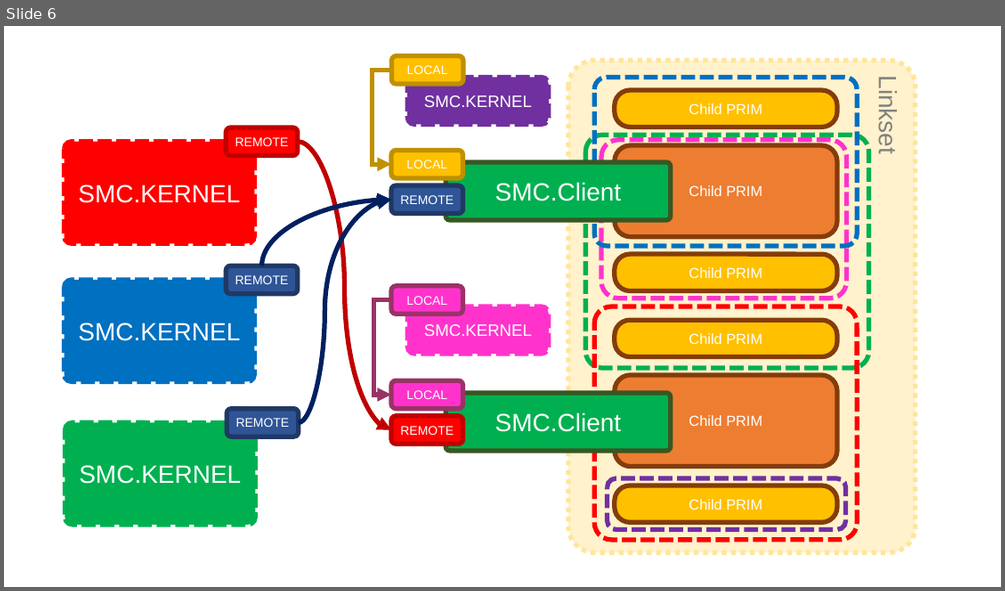
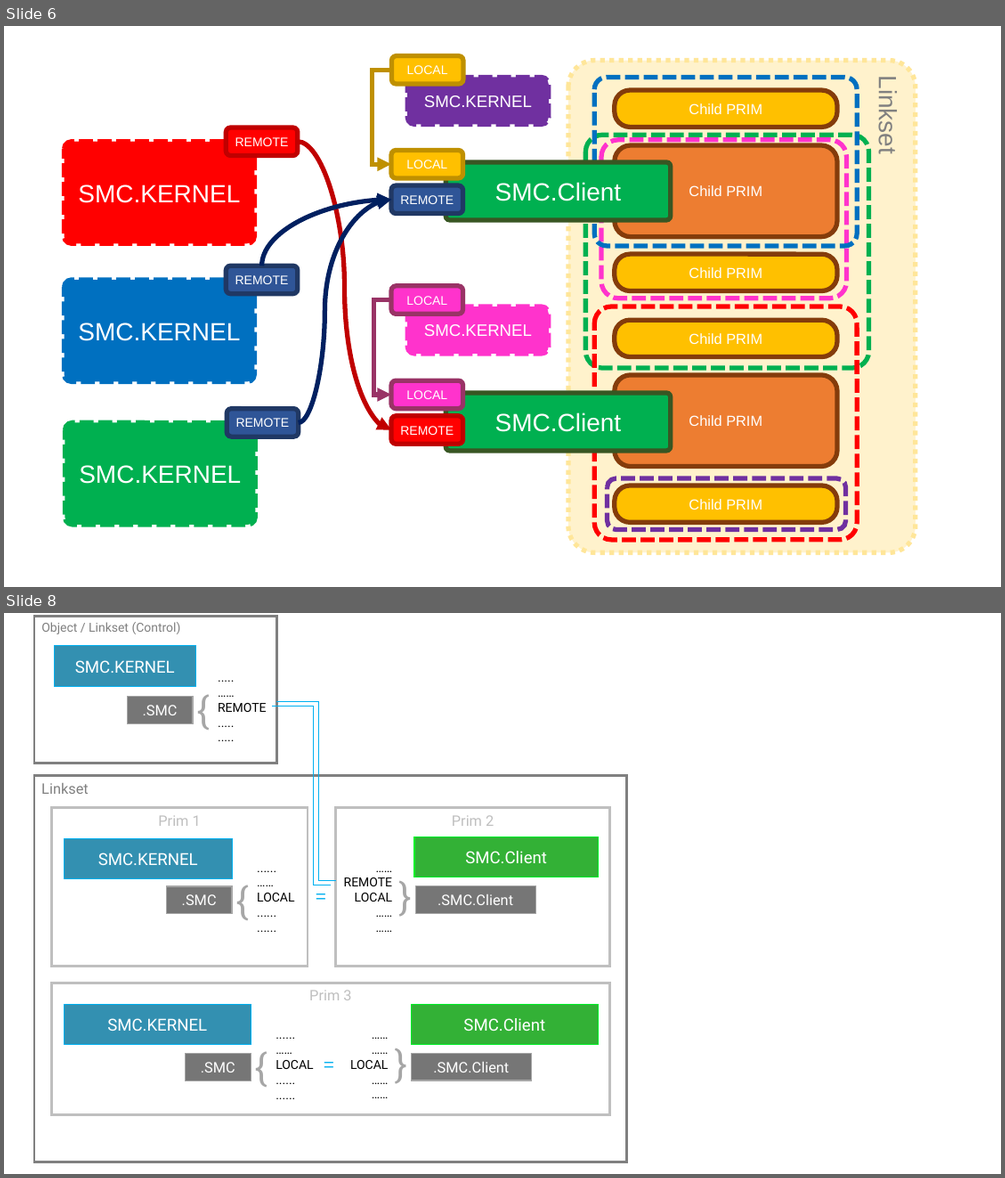
Before and after one commit to iobeeta/docs, a slide deck: docs/Smart Material Changer 'Amber/SMC.pptx. Shown one above the other, each under a label of ours: slide 6 before the commit, slides 6 and 8 after it; the slides between them are not shown. The pictures are 1005x591 and 1005x1178 pixels, drawn with LibreOffice and Linux fonts; fonts in the diff are those of the drawing. Boxes give left, top, right and bottom in pixels: in the first picture for what was removed or moved away, otherwise in the second. Text is boxed around its words. In the diff, an @@ line names an element or a change of style, - is before the commit and + after.

```diff
--- a/docs/Smart Material Changer 'Amber/SMC.pptx
+++ b/docs/Smart Material Changer 'Amber/SMC.pptx
@@ slide 8 added at <box>4,613,1001,1174</box>, background #FFFFFF @@
@@ rectangle added at <box>34,616,277,763</box>, fill #FFFFFF at 80% opacity, outline #808080 2.25 pt, 12 pt, text #808080 @@
+Object / Linkset (Control)
@@ rectangle added at <box>54,645,195,686</box>, fill #00759E at 80% opacity, outline #00B0F0 1 pt, 16 pt, text #FFFFFF @@
+SMC.KERNEL
@@ text added at <box>189,683,254,737</box>, 36 pt, text #A6A6A6 @@
+{
@@ rectangle added at <box>128,697,194,723</box>, fill #545454 at 80% opacity, outline #A6A6A6 1 pt, 14 pt, text #FFFFFF @@
+.SMC
@@ text added at <box>218,703,266,712</box>, 12 pt, text #000000 @@
+.....
+……
+REMOTE
+.....
+.....
@@ elbow line added from (272, 706) to (331, 885), #00B0F0 1 pt @@
@@ elbow line added from (277, 701) to (336, 881), #00B0F0 1 pt @@
@@ rectangle added at <box>34,776,627,1163</box>, fill #FFFFFF, outline #808080 2.25 pt, 14 pt, text #808080 @@
+Linkset
@@ rectangle added at <box>52,807,307,966</box>, outline #BFBFBF 2.25 pt, 14 pt, text #BFBFBF @@
+Prim 1
@@ rectangle added at <box>336,807,610,966</box>, outline #BFBFBF 2.25 pt, 14 pt, text #BFBFBF @@
+Prim 2
@@ rectangle added at <box>64,839,232,879</box>, fill #00759E at 80% opacity, outline #00B0F0 1 pt, 16 pt, text #FFFFFF @@
+SMC.KERNEL
@@ rectangle added at <box>414,836,599,877</box>, fill #009E04 at 80% opacity, outline #00F028 1 pt, 16 pt, text #FFFFFF @@
+SMC.Client
@@ text added at <box>228,873,292,925</box>, 36 pt, text #A6A6A6 @@
+{
@@ text added at <box>344,877,392,901</box>, 12 pt, text #000000 @@
+……
+REMOTE
+LOCAL
+……
+……
@@ text added at <box>355,876,419,929</box>, 36 pt, text #A6A6A6 @@
+{
@@ rectangle added at <box>166,887,232,914</box>, fill #545454 at 80% opacity, outline #A6A6A6 1 pt, 14 pt, text #FFFFFF @@
+.SMC
@@ text added at <box>257,892,294,901</box>, 12 pt, text #000000 @@
+......
+……
+LOCAL
+......
+......
@@ text added at <box>308,882,336,911</box>, 18 pt, text #00B0F0 @@
+=
@@ rectangle added at <box>415,886,535,913</box>, fill #545454 at 80% opacity, outline #A6A6A6 1 pt, 14 pt, text #FFFFFF @@
+.SMC.Client
@@ rectangle added at <box>52,983,610,1116</box>, outline #BFBFBF 2.25 pt, 14 pt, text #BFBFBF @@
+Prim 3
@@ rectangle added at <box>64,1004,251,1045</box>, fill #00759E at 80% opacity, outline #00B0F0 1 pt, 16 pt, text #FFFFFF @@
+SMC.KERNEL
@@ rectangle added at <box>412,1005,599,1046</box>, fill #009E04 at 80% opacity, outline #00F028 1 pt, 16 pt, text #FFFFFF @@
+SMC.Client
@@ rectangle added at <box>185,1054,251,1080</box>, fill #545454 at 80% opacity, outline #A6A6A6 1 pt, 14 pt, text #FFFFFF @@
+.SMC
@@ text added at <box>248,1040,312,1093</box>, 36 pt, text #A6A6A6 @@
+{
@@ text added at <box>275,1060,313,1069</box>, 12 pt, text #000000 @@
+......
+……
+LOCAL
+......
+......
@@ text added at <box>317,1050,345,1079</box>, 18 pt, text #00B0F0 @@
+=
@@ text added at <box>350,1044,414,1097</box>, 36 pt, text #A6A6A6 @@
+{
@@ text added at <box>350,1060,388,1069</box>, 12 pt, text #000000 @@
+……
+……
+LOCAL
+……
+……
@@ rectangle added at <box>411,1054,531,1080</box>, fill #545454 at 80% opacity, outline #A6A6A6 1 pt, 14 pt, text #FFFFFF @@
+.SMC.Client
```
Also in this commit, not shown: 1 other slide added, 13 other files.
